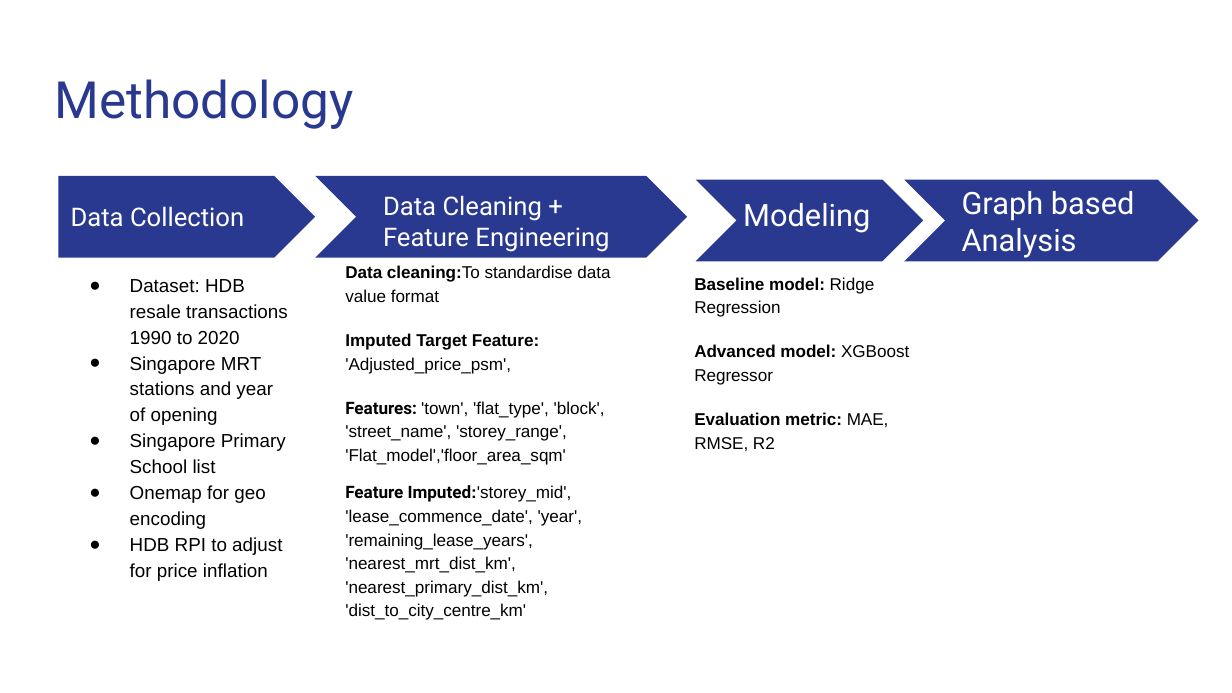
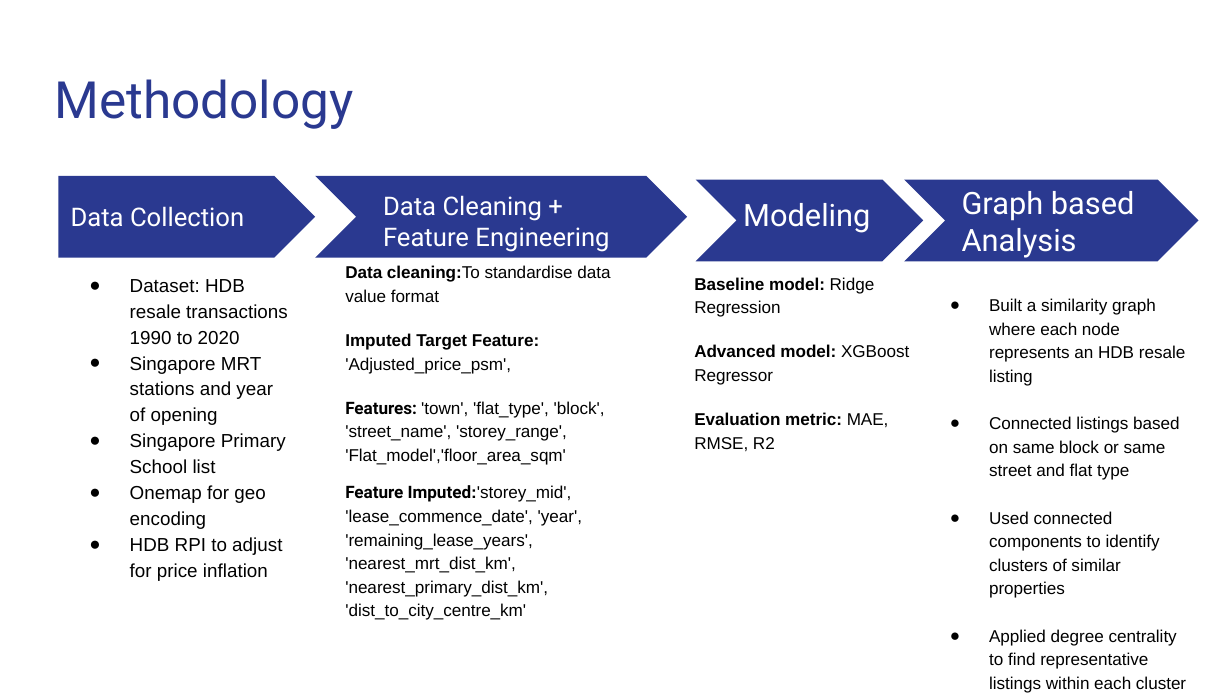
Before and after one commit to jyliumax/hp-prediction, a slide deck: slide 2 of HDB Price Analysis.pptx. Drawn at 1232x693 pixels with LibreOffice and Linux fonts; fonts in the diff are those of the drawing. Boxes give left, top, right and bottom in pixels: in the first picture for what was removed or moved away, otherwise in the second. Text is boxed around its words. In the diff, an @@ line names an element or a change of style, - is before the commit and + after.

```diff
--- a/HDB Price Analysis.pptx
+++ b/HDB Price Analysis.pptx
@@ text added at (989,298,1186,693), 10 pt, text #000000 @@
+● Built a similarity graph where each node represents an HDB resale listing
+● Connected listings based on same block or same street and flat type
+● Used connected components to identify clusters of similar properties
+● Applied degree centrality to find representative listings within each cluster
```
Also in this commit, not shown: 1 other slide changed, 4 other files.
